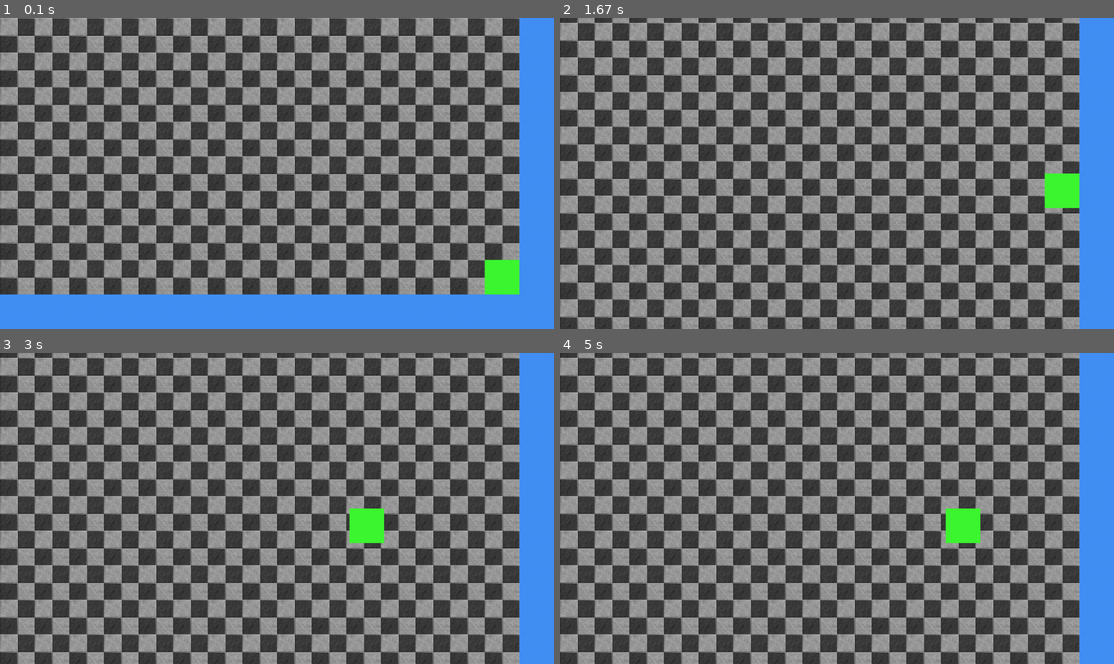
Above: before the commit, frames 1-4 (two rows, left to right).
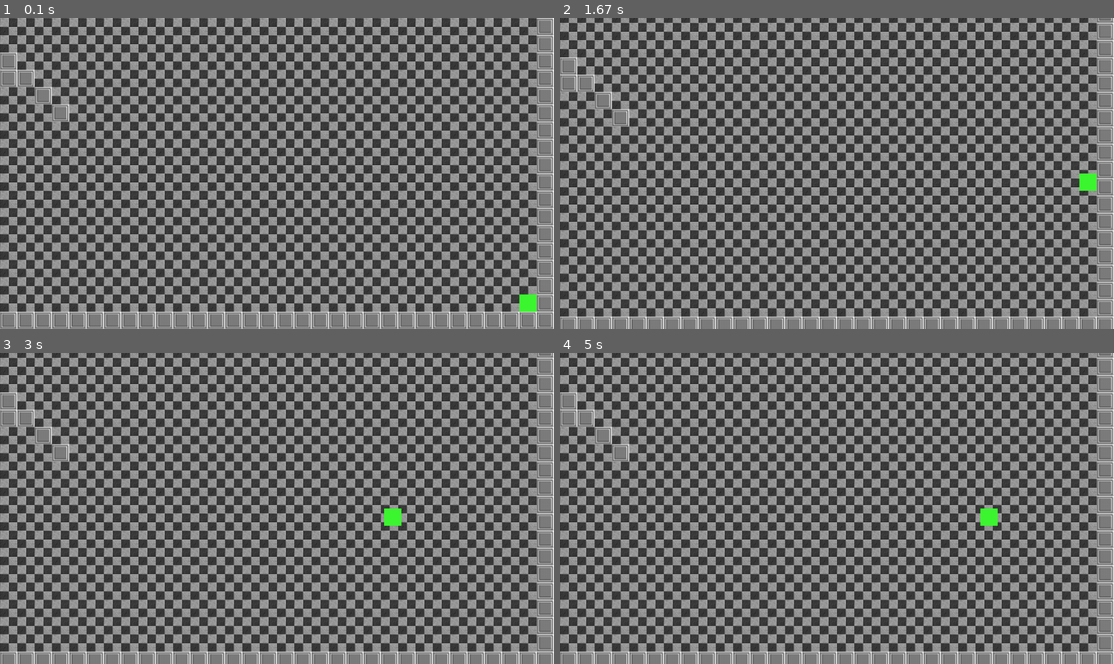
Above: after the commit, the same moments.

Repository: bly852/ICS3U1
Game: pygame game, started from (19.12.06) Culminating/game.py
Two runs of this game, one before a commit and one after it. Both use one fixed random seed, a clock stepped at 60 frames per second and the inputs below.
Inputs:
- Up to frame 1 (0.1 s): no input
- Up to frame 2 (1.67 s): hold D 0.33-0.8 s; hold W 0.83-1.3 s
- Up to frame 3 (3 s): hold A 1.83-2.37 s; hold D 2.4-2.7 s; hold A from 2.73 s (still down)
- Up to frame 4 (5 s): release A at 3.13 s; hold D 3.17-3.53 s; hold D 3.57-4.2 s; hold D 4.23-4.6 s; hold A from 4.63 s (still down)

The runs differ from the first frame. In frame 1, 63% of the frame differs, in the area x 0-100%, y 0-100%; in frame 2, 59%; in frame 3, 59%; in frame 4, 59%.

Commit message:
Updated Graphics
- Resized floor tiles to 32x32

- Added Wall tile

Diff:
--- a/(19.12.06) Culminating/game.py
+++ b/(19.12.06) Culminating/game.py
@@ -28,6 +28,7 @@
         image_folder = path.join(game_folder, 'images')
         self.map = Map(path.join(map_folder, 'biggerMap.txt'))
         self.floor_image = pygame.image.load(path.join(image_folder, floor_image)).convert_alpha()
+        self.wall_image = pygame.image.load(path.join(image_folder, wall_image)).convert_alpha()
 
     def new(self):
         # new game loop
@@ -38,11 +39,11 @@
             for col, tile in enumerate(tiles):
                 if tile == 'X':
                     Wall(self, col, row)
-                if tile == '.':
+                else:
                     Floor(self, col, row)
-                if tile == "S":
+                if tile == "1":
                     Floor(self, col, row)
-                    self.player = Player(self, col, row)
+                    self.player = Player(self, col, row, 1)
         self.camera = Camera(self.map.width, self.map.height)
 
     def run(self):
@@ -71,7 +72,6 @@
 
     def draw(self):
         # game loop - draw
-        self.screen.fill(lightgrey)
         for sprite in self.all_sprites:
             self.screen.blit(sprite.image, self.camera.apply(sprite))
         pygame.display.flip()
--- a/(19.12.06) Culminating/maps/biggerMap.txt
+++ b/(19.12.06) Culminating/maps/biggerMap.txt
@@ -28,5 +28,5 @@
 X.............................................................X
 X.............................................................X
 X.............................................................X
-X............................................................SX
+X............................................................1X
 XXXXXXXXXXXXXXXXXXXXXXXXXXXXXXXXXXXXXXXXXXXXXXXXXXXXXXXXXXXXXXX
--- a/(19.12.06) Culminating/settings.py
+++ b/(19.12.06) Culminating/settings.py
@@ -18,11 +18,12 @@
 
 
 # tiles
-tileSize = 64
+tileSize = 32
 gridWidth = width / tileSize
 gridHeight = height / tileSize
 
 # player settings
 player_speed = 500
 
-floor_image = 'marble_floor.png'
+floor_image = 'marble_floor32x32.png'
+wall_image = 'mask_32x_0.png'
--- a/(19.12.06) Culminating/sprites.py
+++ b/(19.12.06) Culminating/sprites.py
@@ -4,7 +4,7 @@
 
 
 class Player(pygame.sprite.Sprite):
-    def __init__(self, game, x, y):
+    def __init__(self, game, x, y, player_num):
         self.groups = game.all_sprites
         pygame.sprite.Sprite.__init__(self, self.groups)
         self.game = game
@@ -14,18 +14,29 @@
         self.velX, self.velY = 0, 0
         self.x = x * tileSize
         self.y = y * tileSize
+        self.playerNum = player_num
 
     def get_keys(self):
         self.velX, self.velY = 0, 0
         keys = pygame.key.get_pressed()
-        if keys[pygame.K_a]:
-            self.velX = -player_speed
-        if keys[pygame.K_d]:
-            self.velX = player_speed
-        if keys[pygame.K_w]:
-            self.velY = -player_speed
-        if keys[pygame.K_s]:
-            self.velY = player_speed
+        if self.playerNum == 1:
+            if keys[pygame.K_a]:
+                self.velX = -player_speed
+            if keys[pygame.K_d]:
+                self.velX = player_speed
+            if keys[pygame.K_w]:
+                self.velY = -player_speed
+            if keys[pygame.K_s]:
+                self.velY = player_speed
+        else:
+            if keys[pygame.K_LEFT]:
+                self.velX = -player_speed
+            if keys[pygame.K_RIGHT]:
+                self.velX = player_speed
+            if keys[pygame.K_UP]:
+                self.velY = -player_speed
+            if keys[pygame.K_DOWN]:
+                self.velY = player_speed
 
     def wall_collision(self, axis):
         if axis == 'x':
@@ -57,14 +68,12 @@
         self.wall_collision('y')
 
 
-
 class Wall(pygame.sprite.Sprite):
     def __init__(self, game, x, y):
         self.groups = game.all_sprites, game.walls
         pygame.sprite.Sprite.__init__(self, self.groups)
         self.game = game
-        self.image = pygame.Surface((tileSize, tileSize))
-        self.image.fill(blue)
+        self.image = game.wall_image
         self.rect = self.image.get_rect()
         self.x = x
         self.y = y
Binary file added: (19.12.06) Culminating/images/marble_floor32x32.png
Binary file added: (19.12.06) Culminating/images/mask_32x_0.png
Not shown, changed: .DS_Store
